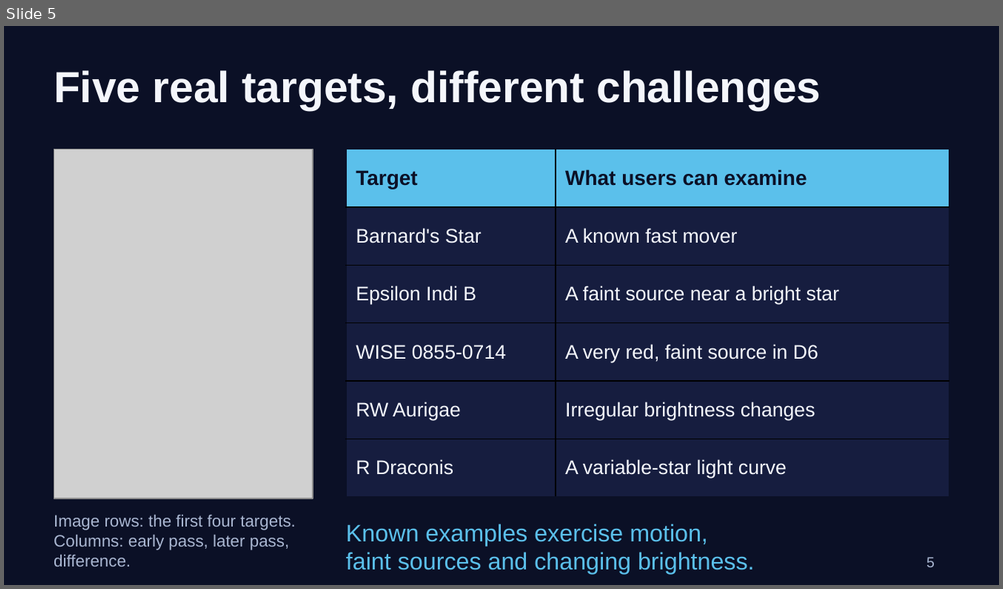
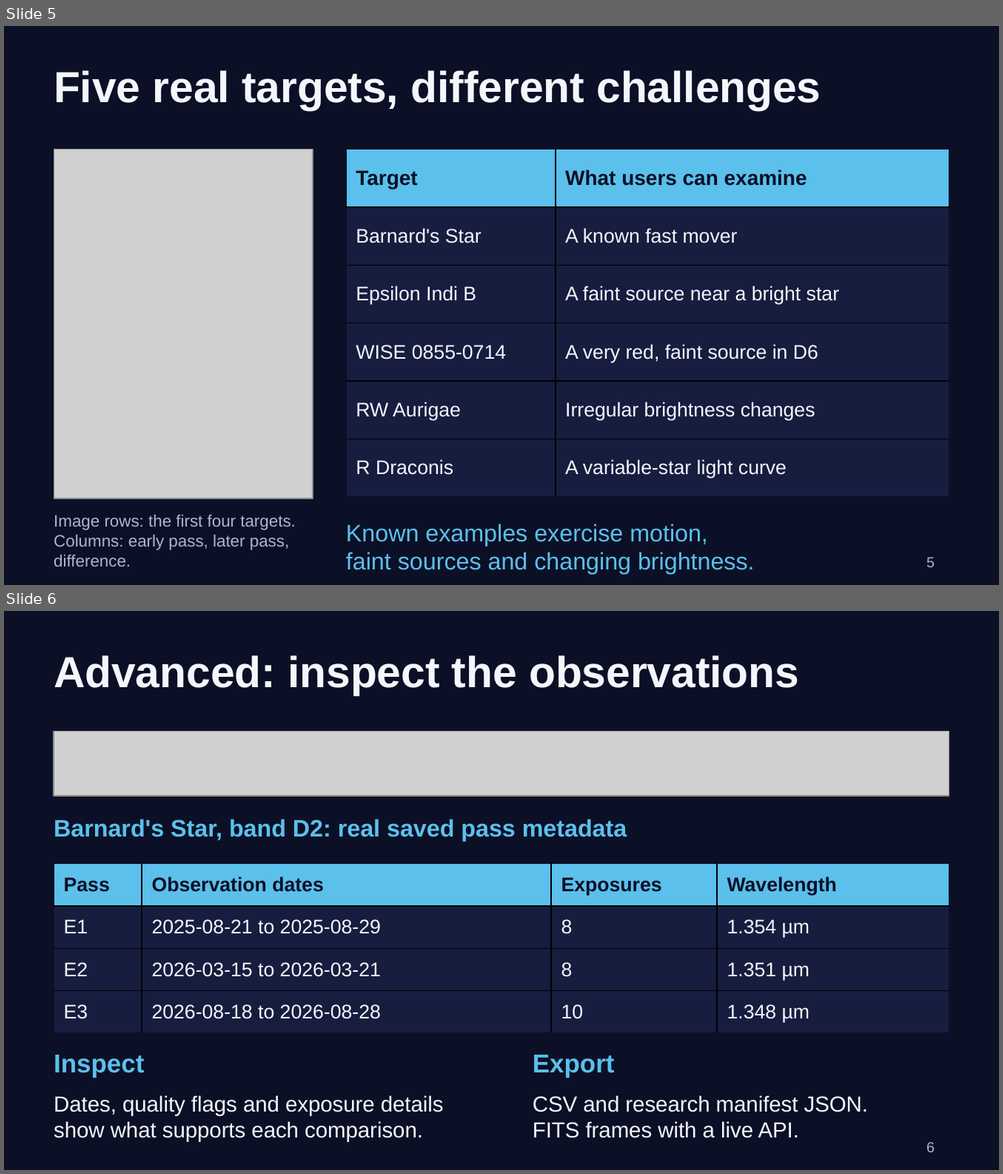
Before and after one commit to arnav2deopura-blip/supernova-syndicate, a slide deck: frontend/demo/Sphere_Shift_Demo.pptx. Shown one above the other, each under a label of ours: slide 5 before the commit, slides 5 and 6 after it. The pictures are 1003x589 and 1003x1174 pixels, drawn with LibreOffice and Linux fonts; fonts in the diff are those of the drawing; grey boxes stand for pictures. Boxes give left, top, right and bottom in pixels: in the first picture for what was removed or moved away, otherwise in the second. Text is boxed around its words. In the diff, an @@ line names an element or a change of style, - is before the commit and + after.

Commit message:
Add Advanced demo and complete viewer marker key

```diff
--- a/frontend/demo/Sphere_Shift_Demo.pptx
+++ b/frontend/demo/Sphere_Shift_Demo.pptx
@@ slide 6 added at (4, 611, 999, 1170), background #0B1026 @@
@@ text added at (54, 655, 799, 695), 31.5 pt, text #F4F6FB, bold @@
+Advanced: inspect the observations
@@ picture added at (54, 732, 949, 796) @@
@@ text added at (54, 819, 627, 841), 17.2 pt, text #5BC0EB, bold @@
+Barnard's Star, band D2: real saved pass metadata
@@ table added at (54, 863, 949, 1034), 4 rows, 4 columns @@
+Pass | Observation dates | Exposures | Wavelength
+E1 | 2025-08-21 to 2025-08-29 | 8 | 1.354 µm
+E2 | 2026-03-15 to 2026-03-21 | 8 | 1.351 µm
+E3 | 2026-08-18 to 2026-08-28 | 10 | 1.348 µm
@@ text added at (54, 1055, 144, 1078), 18.8 pt, text #5BC0EB, bold @@
+Inspect
@@ text added at (532, 1055, 614, 1078), 18.8 pt, text #5BC0EB, bold @@
+Export
@@ text added at (54, 1096, 444, 1142), 15.8 pt, text #F4F6FB @@
+Dates, quality flags and exposure details
+show what supports each comparison.
@@ text added at (532, 1096, 868, 1139), 15.8 pt, text #F4F6FB @@
+CSV and research manifest JSON.
+FITS frames with a live API.
@@ text added at (926, 1142, 934, 1153), 10.5 pt, text #AAB7D2 @@
+6
```
Also in this commit, not shown: 1 slide changed, 1 other slide added, 1 slide removed, 1 other file.
